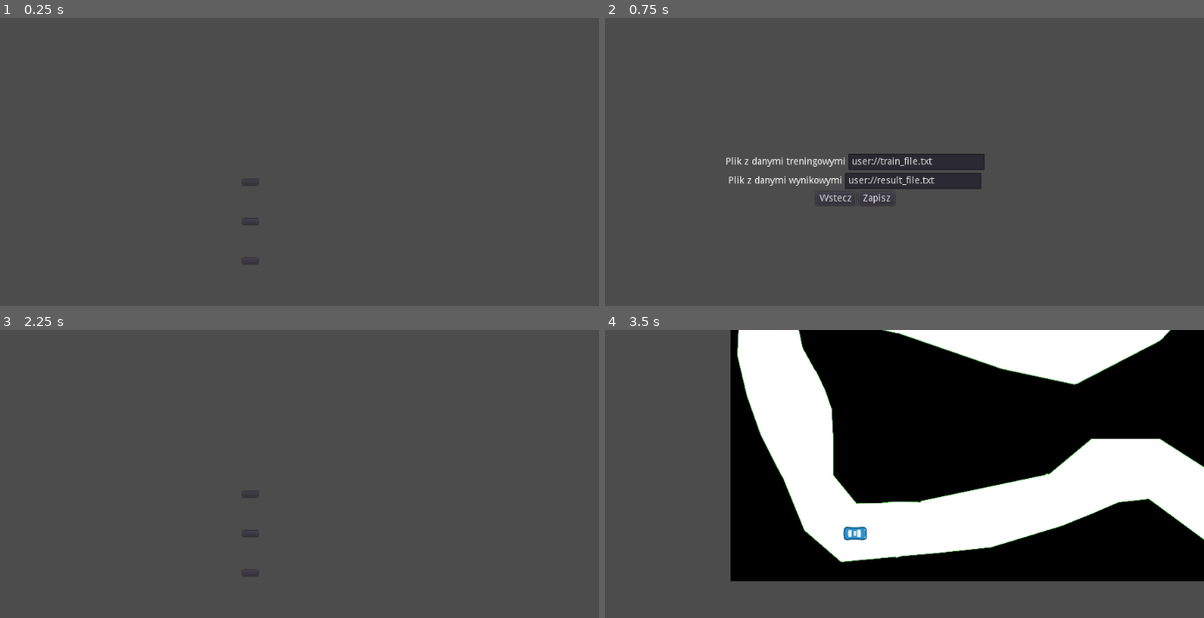
Above: before the commit, frames 1-4 (two rows, left to right).
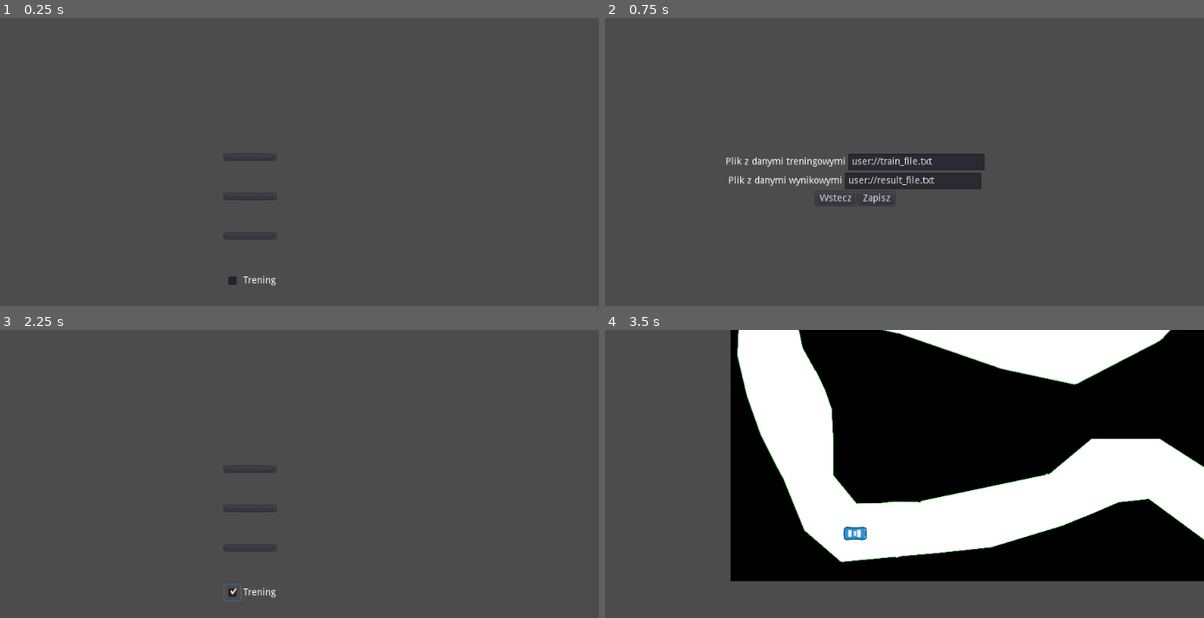
Above: after the commit, the same moments.

Repository: bolexpl/nn_race
Game: Godot game, scene res://src/MainMenu.tscn
The game is run twice, just before and just after one commit, with the same random seed, the same clock (stepped at 60 frames per second) and the same inputs.
Inputs (mouse positions are in pixels of both pictures, inside the frame that each line leads up to):
- Up to frame 1 (0.25 s): no input
- Up to frame 2 (0.75 s): click "USTAWIENIA" at 0.5 s
- Up to frame 3 (2.25 s): click "Wstecz" at 1.25 s; click (233, 592) at 2.02 s
- Up to frame 4 (3.5 s): click "TRACK 1" at 2.75 s

The runs differ from the first frame. In frame 1, 0.2% of the frame differs, in the area x 37-46%, y 49-94%; in frame 2, nothing differs; in frame 3, 0.2%, in the area x 37-46%, y 49-95%; in frame 4, nothing differs.

Commit message:
tryb treningowy

Diff:
--- a/project.godot
+++ b/project.godot
@@ -18,6 +18,10 @@
 config/name="NeuralNetwork"
 run/main_scene="res://src/MainMenu.tscn"
 config/icon="res://icon.png"
+
+[autoload]
+
+Global="*res://src/global.gd"
 
 [gdnative]
 
--- a/src/Car.gd
+++ b/src/Car.gd
@@ -48,15 +48,16 @@
 func _ready():
 	halfsize = wheel_base / 2
 
-	var config = ConfigFile.new()
-	var err = config.load("user://config.cfg")
-	var train_file_name = config.get_value("train", "training_data", "user://train_file.txt")
-	var result_file_name = config.get_value("train", "result_data", "user://result_file.txt")
+	if Global.train_check:
+		var config = ConfigFile.new()
+		var err = config.load("user://config.cfg")
+		var train_file_name = config.get_value("train", "training_data", "user://train_file.txt")
+		var result_file_name = config.get_value("train", "result_data", "user://result_file.txt")
 
-	train_file = File.new()
-	result_file = File.new()
-	train_file.open(train_file_name, File.WRITE)
-	result_file.open(result_file_name, File.WRITE)
+		train_file = File.new()
+		result_file = File.new()
+		train_file.open(train_file_name, File.WRITE)
+		result_file.open(result_file_name, File.WRITE)
 
 	rays = [$Left2, $Left, $Forward, $Right, $Right2]
 #	labels = [get_node("../ForwardLabel"),
@@ -68,7 +69,9 @@
 
 
 func _exit_tree():
-	train_file.close()
+	if Global.train_check:
+		train_file.close()
+		result_file.close()
 
 
 func _physics_process(delta):
@@ -103,7 +106,7 @@
 
 
 func set_input(turn_param, accel_param):
-	if not neural:
+	if not neural && Global.train_check:
 		if accel_param != 0:
 			result_file.store_string(str(turn_param) + " " + str(accel_param)+"\n")
 			write_data()
--- a/src/MainMenu.gd
+++ b/src/MainMenu.gd
@@ -2,6 +2,16 @@
 
 
 var tmp
+const section = "train"
+const file_to_save = "user://config.cfg"
+
+
+#func _ready():
+#	var config = ConfigFile.new()
+#	var _err = config.load(file_to_save)
+#	var train = config.get_value(section, "saving_data", false)
+#	config.save(file_to_save)
+#	$HBoxContainer/VBoxContainer/HBoxContainer/CheckBox.pressed = train
 
 
 func _on_Track1Button_pressed():
@@ -14,3 +24,7 @@
 
 func _on_SettingsButton_pressed():
 	tmp = get_tree().change_scene("res://src/SettingsMenu.tscn")
+
+
+func _on_CheckBox_pressed():
+	Global.train_check = !Global.train_check
--- a/src/MainMenu.tscn
+++ b/src/MainMenu.tscn
@@ -24,25 +24,44 @@
 alignment = 1
 
 [node name="Track1Button" type="Button" parent="HBoxContainer/VBoxContainer"]
-margin_top = 173.0
+margin_top = 136.0
 margin_right = 274.0
-margin_bottom = 224.0
+margin_bottom = 187.0
 custom_fonts/font = ExtResource( 1 )
 text = "TRACK 1"
 
 [node name="EmptyButton" type="Button" parent="HBoxContainer/VBoxContainer"]
-margin_top = 274.0
+margin_top = 237.0
 margin_right = 274.0
-margin_bottom = 325.0
+margin_bottom = 288.0
 custom_fonts/font = ExtResource( 1 )
 text = "PUSTA MAPA"
 
 [node name="SettingsButton" type="Button" parent="HBoxContainer/VBoxContainer"]
-margin_top = 375.0
+margin_top = 338.0
 margin_right = 274.0
-margin_bottom = 426.0
+margin_bottom = 389.0
 custom_fonts/font = ExtResource( 1 )
 text = "USTAWIENIA"
+
+[node name="HBoxContainer" type="HBoxContainer" parent="HBoxContainer/VBoxContainer"]
+margin_top = 439.0
+margin_right = 274.0
+margin_bottom = 463.0
+alignment = 1
+
+[node name="CheckBox" type="CheckBox" parent="HBoxContainer/VBoxContainer/HBoxContainer"]
+margin_left = 99.0
+margin_right = 123.0
+margin_bottom = 24.0
+
+[node name="CheckBoxLabel" type="Label" parent="HBoxContainer/VBoxContainer/HBoxContainer"]
+margin_left = 127.0
+margin_top = 5.0
+margin_right = 174.0
+margin_bottom = 19.0
+text = "Trening"
 [connection signal="pressed" from="HBoxContainer/VBoxContainer/Track1Button" to="." method="_on_Track1Button_pressed"]
 [connection signal="pressed" from="HBoxContainer/VBoxContainer/EmptyButton" to="." method="_on_EmptyButton_pressed"]
 [connection signal="pressed" from="HBoxContainer/VBoxContainer/SettingsButton" to="." method="_on_SettingsButton_pressed"]
+[connection signal="pressed" from="HBoxContainer/VBoxContainer/HBoxContainer/CheckBox" to="." method="_on_CheckBox_pressed"]
--- a/src/SettingsMenu.gd
+++ b/src/SettingsMenu.gd
@@ -10,8 +10,8 @@
 	var err = config.load(file_to_save)
 	var train = config.get_value(section, "training_data", "user://train_file.txt")
 	var result = config.get_value(section, "result_data", "user://result_file.txt")
-	config.set_value(section, "training_data", train)
-	config.set_value(section, "result_data", result)
+#	config.set_value(section, "training_data", train)
+#	config.set_value(section, "result_data", result)
 	config.save(file_to_save)
 	$VBoxContainer2/HBoxContainer2/TrainFile.text = train
 	$VBoxContainer2/HBoxContainer/ResultFile.text = result
--- /dev/null
+++ b/src/global.gd
@@ -0,0 +1,4 @@
+extends Node
+
+
+var train_check = false
